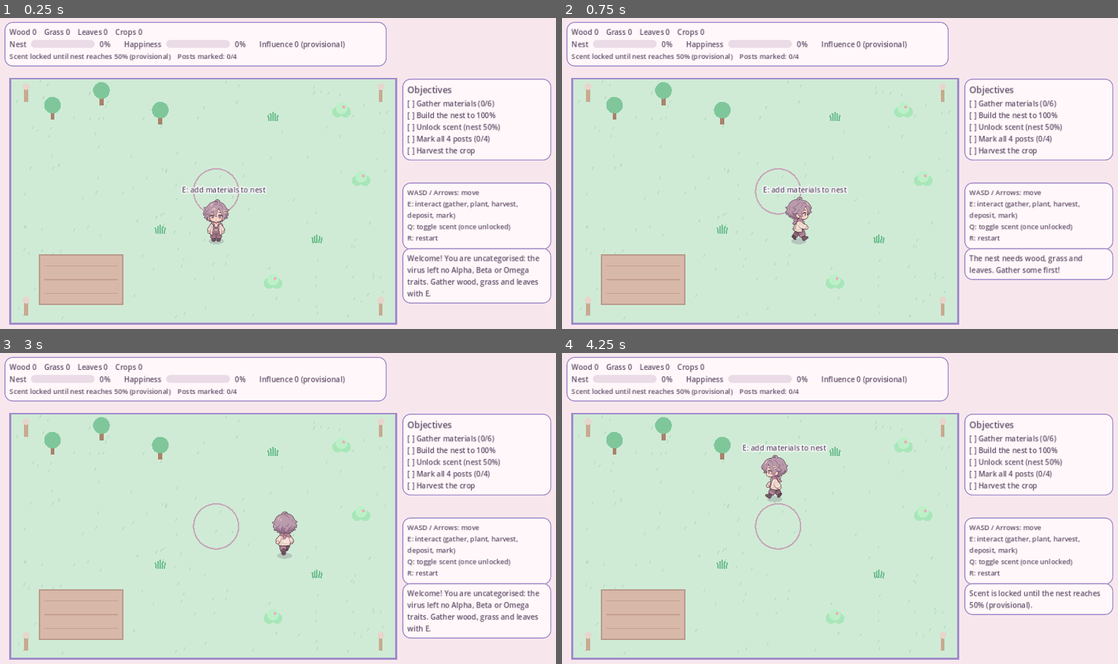
Above: before the commit, frames 1-4 (two rows, left to right).
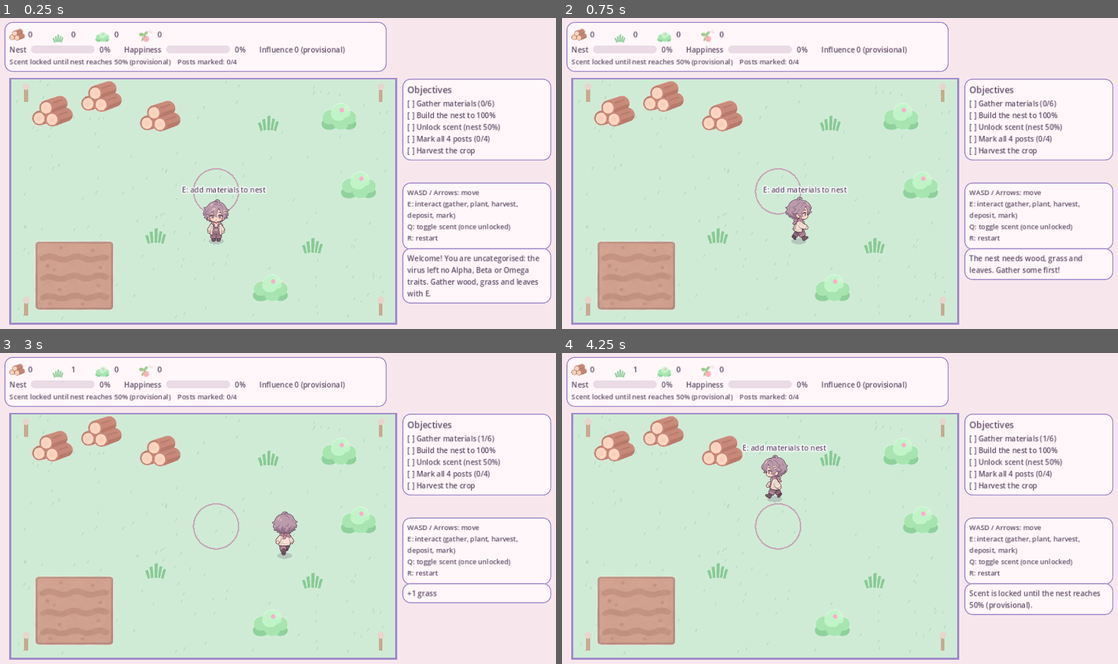
Above: after the commit, the same moments.

Repository: dreamscapestudios2024-alt/omegaverse-godot-Ronin
Game: Godot game, scene res://scenes/main.tscn
Two runs of this game, one before a commit and one after it. Both use one fixed random seed, a clock stepped at 60 frames per second and the inputs below.
Inputs:
- Up to frame 1 (0.25 s): no input
- Up to frame 2 (0.75 s): tap Enter at 0.5 s; hold D from 0.53 s (still down); tap E at 0.6 s
- Up to frame 3 (3 s): release D at 1.28 s; hold S 1.28-2.03 s; tap Q at 1.35 s; hold D 2.03-2.78 s; tap R at 2.1 s; hold W from 2.78 s (still down); tap E at 2.85 s
- Up to frame 4 (4.25 s): release W at 3.53 s; hold A from 3.53 s (still down); tap Q at 3.6 s

The runs differ from the first frame. In frame 1, 9.3% of the frame differs, in the area x 0-70%, y 3-94%; in frame 2, 9.3%; in frame 3, 10%, in the area x 0-100%, y 3-94%; in frame 4, 9.3%.

Commit message:
Use item art: resource nodes, farm plot growth stages, HUD inventory icons
Co-Authored-By: Claude Sonnet 5.5 <noreply@anthropic.com>
Claude-Session: https://claude.ai/code/session_01UYcGXCg8MYanTfhPWy1eU9

Diff:
--- a/scripts/hud.gd
+++ b/scripts/hud.gd
@@ -3,8 +3,14 @@
 ## Built in code with rounded pastel panels. Receives a plain Dictionary each frame.
 
 const Config = preload("res://scripts/config.gd")
+const INV_ICONS = [
+	["wood", preload("res://assets/items/wood_icon.png")],
+	["grass", preload("res://assets/items/grass_icon.png")],
+	["leaves", preload("res://assets/items/leaves_icon.png")],
+	["crops", preload("res://assets/items/fruit_icon.png")],
+]
 
-var inv_label: Label
+var inv_labels := {}
 var nest_bar: ProgressBar
 var nest_value: Label
 var happy_bar: ProgressBar
@@ -73,8 +79,19 @@
 	var vb := VBoxContainer.new()
 	vb.add_theme_constant_override("separation", 4)
 	top.add_child(vb)
-	inv_label = _label("")
-	vb.add_child(inv_label)
+	var inv_row := HBoxContainer.new()
+	inv_row.add_theme_constant_override("separation", 6)
+	vb.add_child(inv_row)
+	for e in INV_ICONS:
+		var icon := TextureRect.new()
+		icon.texture = e[1]
+		icon.stretch_mode = TextureRect.STRETCH_KEEP_ASPECT_CENTERED
+		icon.custom_minimum_size = Vector2(32, 32)
+		inv_row.add_child(icon)
+		var count := _label("0", 16)
+		count.custom_minimum_size = Vector2(44, 0)
+		inv_row.add_child(count)
+		inv_labels[e[0]] = count
 	var row := HBoxContainer.new()
 	row.add_theme_constant_override("separation", 10)
 	vb.add_child(row)
@@ -145,7 +162,8 @@
 
 func update_view(s: Dictionary) -> void:
 	var inv: Dictionary = s["inventory"]
-	inv_label.text = "Wood %d    Grass %d    Leaves %d    Crops %d" % [inv["wood"], inv["grass"], inv["leaves"], inv["crops"]]
+	for k in inv_labels:
+		inv_labels[k].text = str(inv[k])
 	nest_bar.value = s["nest_pct"]
 	nest_value.text = "%d%%" % int(s["nest_pct"])
 	happy_bar.value = s["happiness"]
--- a/scripts/main.gd
+++ b/scripts/main.gd
@@ -5,6 +5,19 @@
 const Config = preload("res://scripts/config.gd")
 const PlayerScript = preload("res://scripts/player.gd")
 const HudScript = preload("res://scripts/hud.gd")
+
+const TEX_RESOURCE = {
+	"wood": preload("res://assets/items/wood.png"),
+	"grass": preload("res://assets/items/grass.png"),
+	"leaves": preload("res://assets/items/leaves.png"),
+}
+const TEX_SOIL = preload("res://assets/items/soil_tilled.png")
+const TEX_CROP_SEEDS = preload("res://assets/items/crop_seeds.png")
+const TEX_CROP_SPROUT = preload("res://assets/items/crop_sprout.png")
+const TEX_CROP_GROWING = preload("res://assets/items/crop_growing.png")
+const TEX_CROP_RIPE = preload("res://assets/items/crop_ripe.png")
+const TEX_SPARKLE = preload("res://assets/items/sparkle.png")
+const SOIL_PAD = Vector2(12, 36)     # transparent margin around the soil in the plot textures
 
 const CROP_EMPTY = 0
 const CROP_GROWING = 1
@@ -35,7 +48,7 @@
 
 func _ready() -> void:
 	var t: Rect2 = Config.TERRITORY
-	plot_rect = Rect2(t.position.x + 60, t.end.y - 140, 170, 100)
+	plot_rect = Rect2(t.position.x + 50, t.end.y - 142 - 26, 160, 142)
 	_add_resources()
 	_add_posts(t)
 	_add_trail()
@@ -128,7 +141,7 @@
 	for r in resources:
 		if r["charges"] <= 0:
 			continue
-		var d: float = p.distance_to(r["pos"]) - 14.0
+		var d: float = p.distance_to(r["pos"]) - 26.0
 		if d < best_d:
 			best_d = d
 			best = {"kind": "resource", "ref": r, "label": "E: gather " + r["type"]}
@@ -300,37 +313,28 @@
 		_draw_scent()
 
 func _draw_plot() -> void:
-	draw_rect(plot_rect, Config.COL_SOIL)
-	draw_rect(plot_rect, Color("b99a8c"), false, 3.0)
-	for i in 3:
-		var y := plot_rect.position.y + 22.0 + i * 28.0
-		draw_line(Vector2(plot_rect.position.x + 10, y), Vector2(plot_rect.end.x - 10, y), Color("c4a091"), 2.0)
-	for i in 3:
-		var c := Vector2(plot_rect.position.x + 30.0 + i * 55.0, plot_rect.position.y + 50.0)
-		if crop_state == CROP_GROWING:
-			var prog := 1.0 - crop_timer / Config.CROP_GROW_SECONDS
-			draw_circle(c, 3.0 + 9.0 * prog, Config.COL_MINT)
-		elif crop_state == CROP_READY:
-			draw_circle(c, 13.0, Config.COL_PINK)
-			draw_circle(c, 5.0, Color.WHITE)
+	var tex: Texture2D = TEX_SOIL
+	if crop_state == CROP_GROWING:
+		var prog := 1.0 - crop_timer / Config.CROP_GROW_SECONDS
+		if prog < 0.34:
+			tex = TEX_CROP_SEEDS
+		elif prog < 0.67:
+			tex = TEX_CROP_SPROUT
+		else:
+			tex = TEX_CROP_GROWING
+	elif crop_state == CROP_READY:
+		tex = TEX_CROP_RIPE
+	draw_texture(tex, plot_rect.position - SOIL_PAD)
+	if crop_state == CROP_READY:
+		var pulse := 0.8 + 0.2 * sin(time * 4.0)
+		var sz := TEX_SPARKLE.get_size() * pulse
+		draw_texture_rect(TEX_SPARKLE, Rect2(plot_rect.end - Vector2(sz.x * 0.6, plot_rect.size.y + 28.0), sz), false)
 
 func _draw_resource(r: Dictionary) -> void:
 	var pos: Vector2 = r["pos"]
-	if r["charges"] <= 0:
-		draw_circle(pos + Vector2(0, 6), 5.0, Color(0.6, 0.55, 0.6, 0.5))   # depleted stump
-		return
-	match r["type"]:
-		"wood":
-			draw_rect(Rect2(pos.x - 4, pos.y - 2, 8, 20), Color("a9826b"))
-			draw_circle(pos + Vector2(0, -12), 17.0, Color("7fc79b"))
-		"grass":
-			for i in range(-2, 3):
-				draw_line(pos + Vector2(i * 4.0, 10), pos + Vector2(i * 5.0, -8 + absf(i) * 3.0), Color("6fbf8f"), 3.0)
-		"leaves":
-			draw_circle(pos + Vector2(-8, 2), 11.0, Color("a8e6b8"))
-			draw_circle(pos + Vector2(8, 2), 11.0, Color("a8e6b8"))
-			draw_circle(pos + Vector2(0, -6), 12.0, Color("bdf0c9"))
-			draw_circle(pos + Vector2(4, -8), 3.0, Config.COL_PINK)
+	var tex: Texture2D = TEX_RESOURCE[r["type"]]
+	var col := Color(1, 1, 1, 1) if r["charges"] > 0 else Color(1, 1, 1, 0.25)
+	draw_texture(tex, pos - tex.get_size() / 2.0, col)
 
 func _draw_nest() -> void:
 	var tier := nest_tier()
Binary file added: assets/items/basket.png
Not shown, added: assets/items/basket.png.import
Binary file added: assets/items/crop_growing.png
Not shown, added: assets/items/crop_growing.png.import
Binary file added: assets/items/crop_ripe.png
Not shown, added: assets/items/crop_ripe.png.import
Binary file added: assets/items/crop_seeds.png
Not shown, added: assets/items/crop_seeds.png.import
Binary file added: assets/items/crop_sprout.png
Not shown, added: assets/items/crop_sprout.png.import
Binary file added: assets/items/fruit.png
Not shown, added: assets/items/fruit.png.import
(and 28 more such lines)
